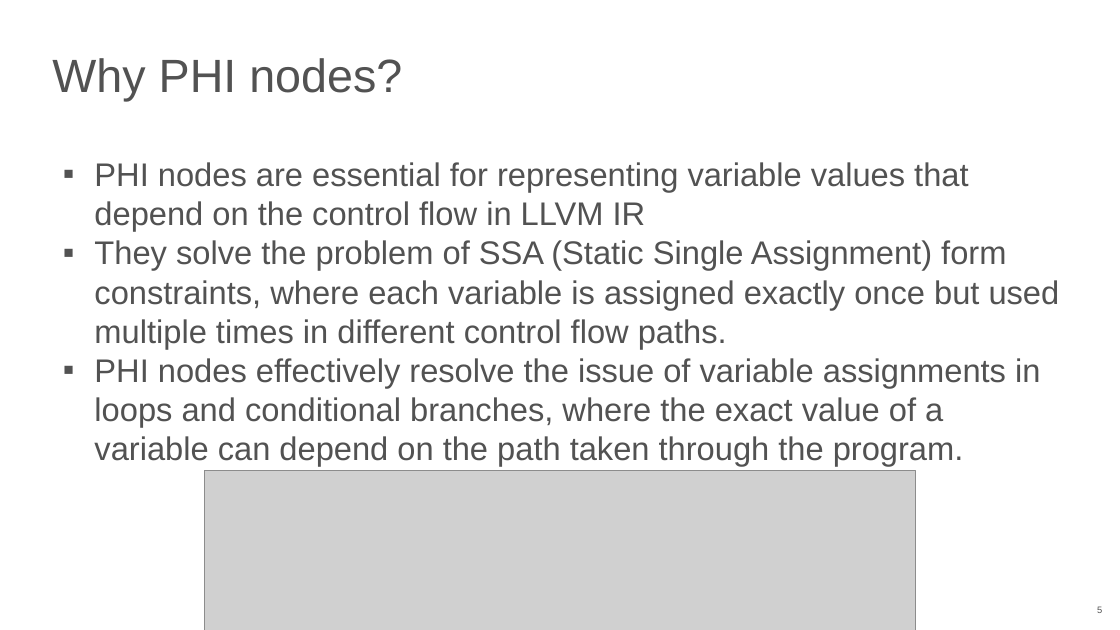
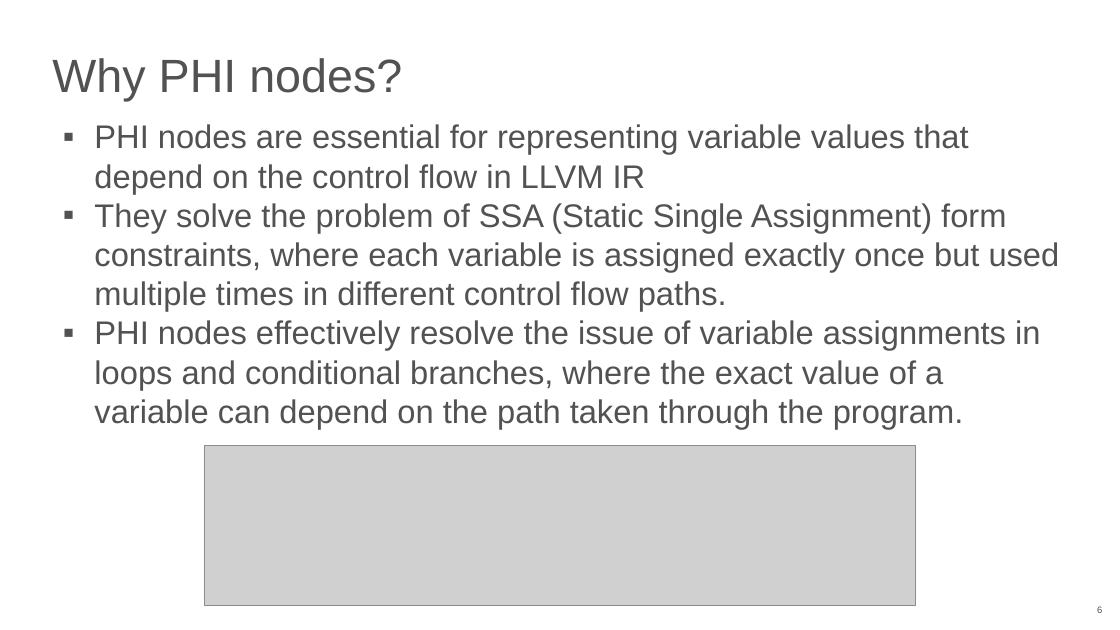
Before and after one commit to NN-complr-tech/Complr-course-lectures, a slide deck: slide 6 of 05-Optimizations-1.pptx (slide 5 before the commit). Drawn at 1120x630 pixels with LibreOffice and Linux fonts; fonts in the diff are those of the drawing; grey boxes stand for pictures. Boxes give left, top, right and bottom in pixels: in the first picture for what was removed or moved away, otherwise in the second. Text is boxed around its words. In the diff, an @@ line names an element or a change of style, - is before the commit and + after.

```diff
--- a/05-Optimizations-1.pptx
+++ b/05-Optimizations-1.pptx
@@ text "PHI nodes are essential for ...": place and size @@
-text "PHI nodes are essential for ..." at (94, 162, 1060, 466)
+text "PHI nodes are essential for ..." at (94, 124, 1060, 429)
@@ picture: place and size @@
-picture at (205, 471, 916, 630)
+picture at (205, 446, 916, 606)
@@ page number at (1097, 606, 1102, 613): text changed @@
-5
+6
```
Also in this commit, not shown: 13 other slides changed, 7 slides added, 1 slide removed.
